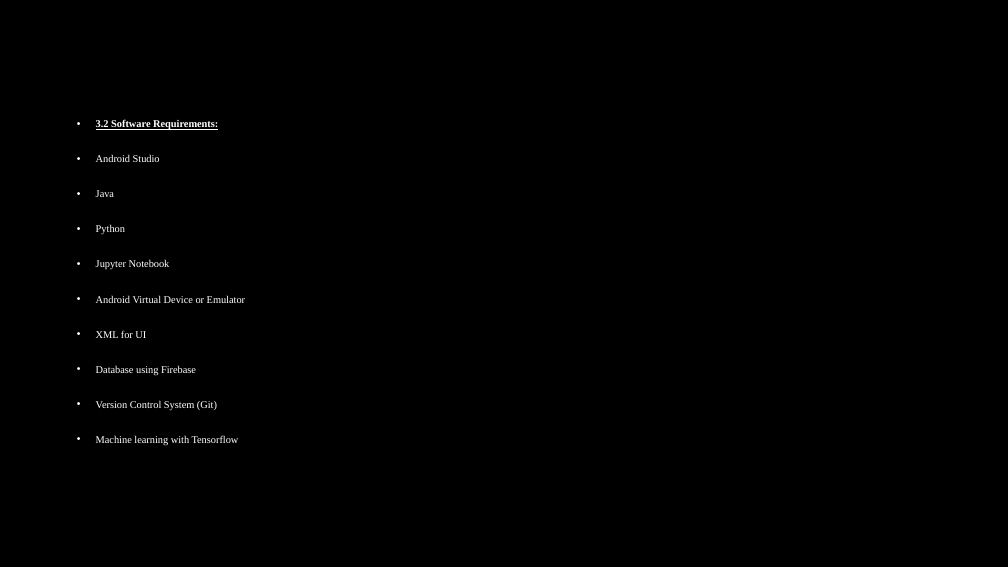
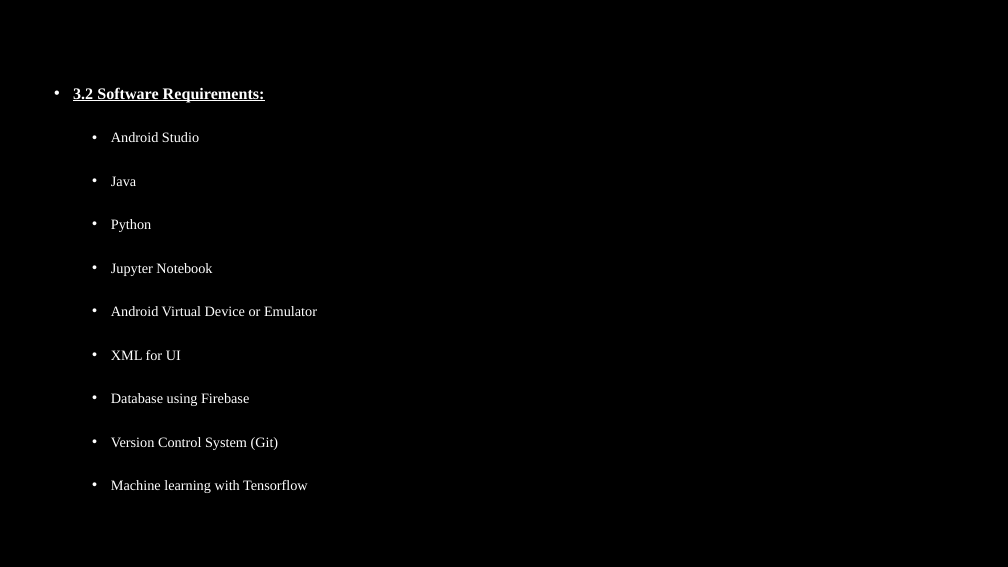
Before and after one commit to Dibya-Bharat/Major_project, a slide deck: slide 5 of Report/Tourism Recommendation Application.pptx. Drawn at 1008x567 pixels with LibreOffice and Linux fonts; fonts in the diff are those of the drawing; background and template pictures are left out. Boxes give left, top, right and bottom in pixels: in the first picture for what was removed or moved away, otherwise in the second. Text is boxed around its words. In the diff, an @@ line names an element or a change of style, - is before the commit and + after.

```diff
--- a/Report/Tourism Recommendation Application.pptx
+++ b/Report/Tourism Recommendation Application.pptx
@@ text "3.2 Software Requirements:": place and size @@
-text "3.2 Software Requirements:" at [96,119,245,445]
+text "3.2 Software Requirements:" at [73,87,317,493]
@@ text "3.2 Software Requirements:" at [73,87,317,493]: size 9.9 to 15.3 pt in "3.2 Software Requirements:"; size 9.9 to 13.6 pt in "Android Studio", "Java", "Python", "Jupyter Notebook" and 5 more places; list level 1 to 2 in "Android Studio"; list level 1 to 2 in "Java"; list level 1 to 2 in "Python"; list level 1 to 2 in "Jupyter Notebook"; list level 1 to 2 in "Android Virtual Device or Emulator"; list level 1 to 2 in "XML for UI"; list level 1 to 2 in "Database using Firebase"; list level 1 to 2 in "Version Control System (Git)"; list level 1 to 2 in "Machine learning with Tensorflow" @@
```
Also in this commit, not shown: 5 other slides changed.
